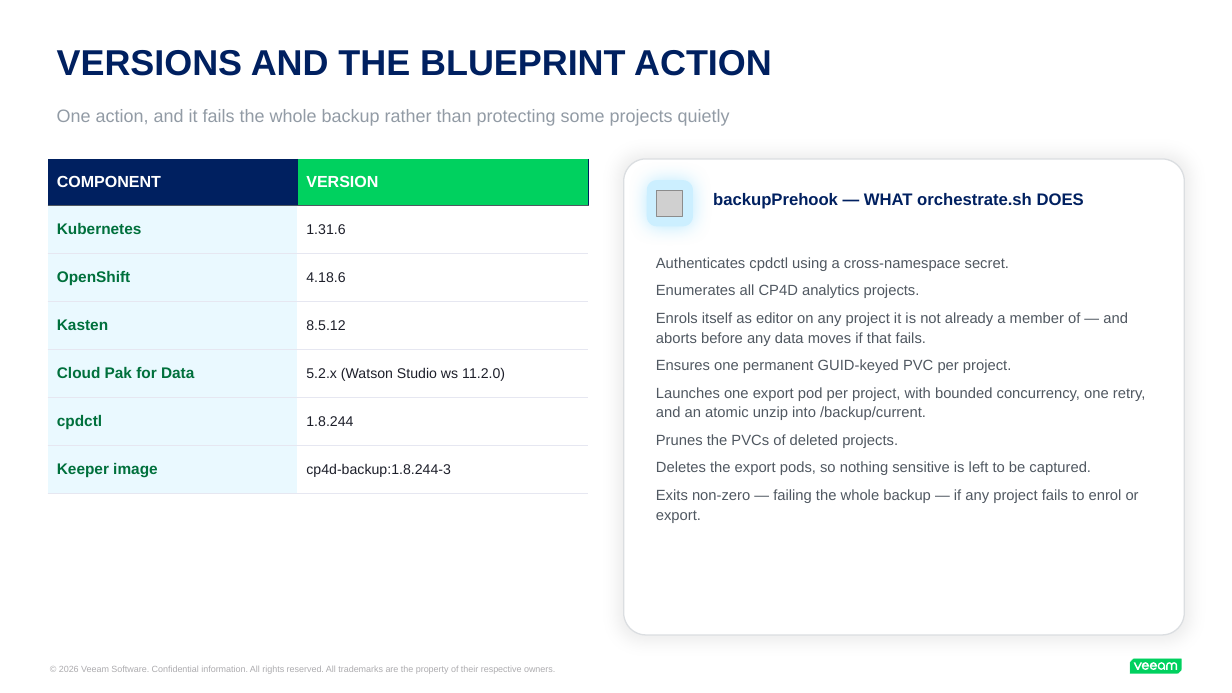
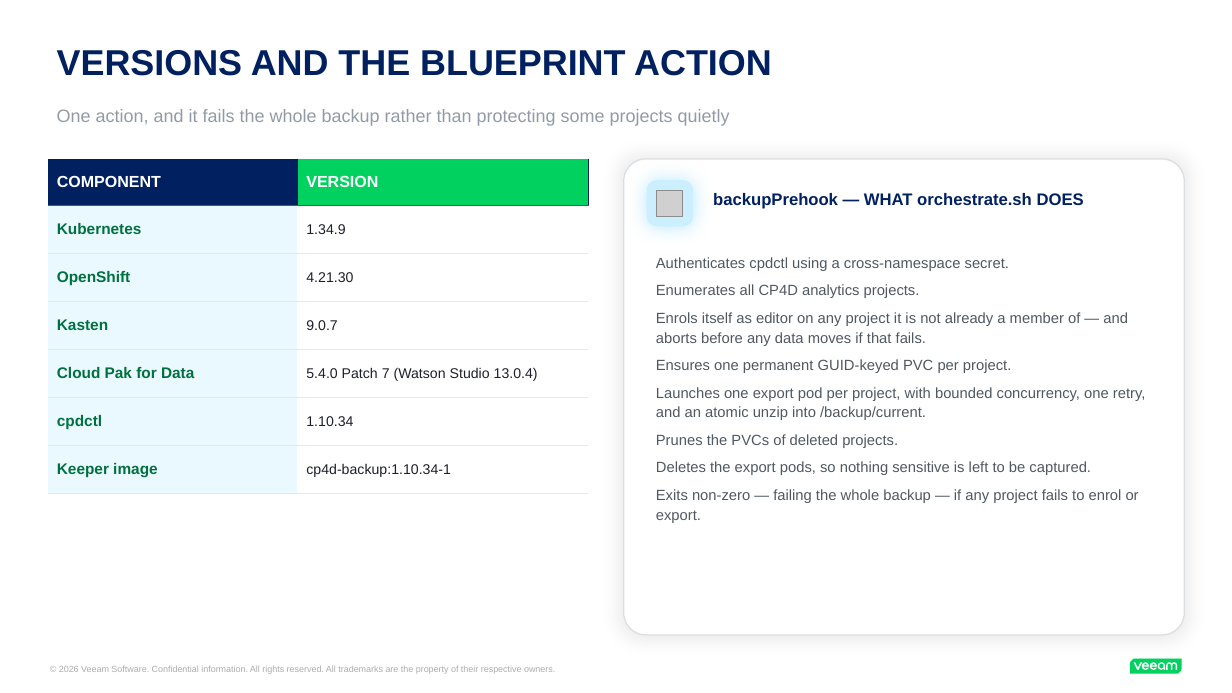
Before and after one commit to kastenhq/blueprint-ai, a slide deck: slide 7 of cp4d-example/cp4d.pptx. Drawn at 1232x693 pixels with LibreOffice and Linux fonts; fonts in the diff are those of the drawing; grey boxes stand for pictures. Boxes give left, top, right and bottom in pixels: in the first picture for what was removed or moved away, otherwise in the second. Text is boxed around its words. In the diff, an @@ line names an element or a change of style, - is before the commit and + after.

```diff
--- a/cp4d-example/cp4d.pptx
+++ b/cp4d-example/cp4d.pptx
@@ table at [48,159,589,494] @@
-row 2, column 2: 1.31.6
+row 2, column 2: 1.34.9
-row 3, column 2: 4.18.6
+row 3, column 2: 4.21.30
-row 4, column 2: 8.5.12
+row 4, column 2: 9.0.7
-row 5, column 2: 5.2.x (Watson Studio ws 11.2.0)
+row 5, column 2: 5.4.0 Patch 7 (Watson Studio 13.0.4)
-row 6, column 2: 1.8.244
+row 6, column 2: 1.10.34
-row 7, column 2: cp4d-backup:1.8.244-3
+row 7, column 2: cp4d-backup:1.10.34-1
```
Also in this commit, not shown: 16 other files.
